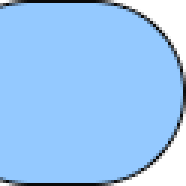
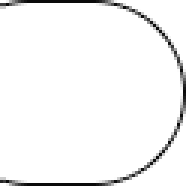
Revision of a layered 186×186 image; what changed, layer by layer:
added layer "EXPONENCIAL" in group "Caja copia" over [0, 3, 183, 183]
hid "EXPONENTE" over [0, 3, 183, 183]
